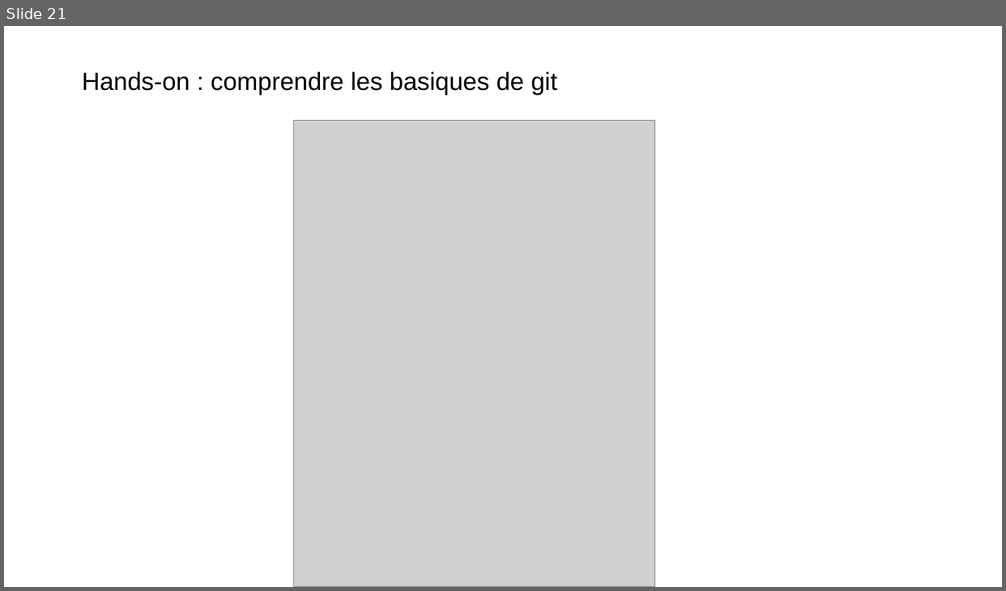
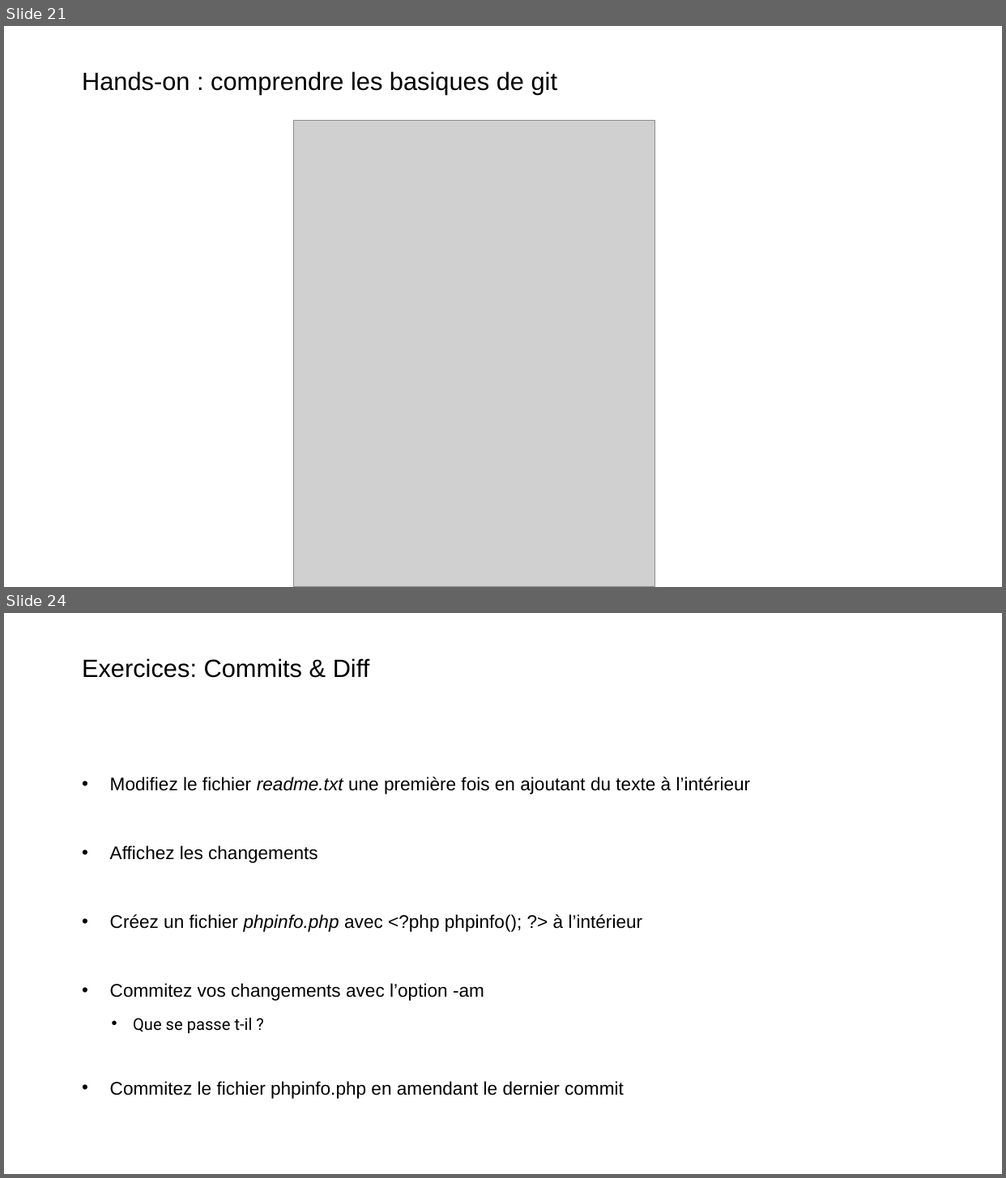
Before and after one commit to Xaviou1003/formation-git, a slide deck: Formation Git - basique.pptx. Shown one above the other, each under a label of ours: slide 21 before the commit, slides 21 and 24 after it; the slides between them are not shown. The pictures are 1006x591 and 1006x1178 pixels, drawn with LibreOffice and Linux fonts; fonts in the diff are those of the drawing; grey boxes stand for pictures; background and template pictures are left out. Boxes give left, top, right and bottom in pixels: in the first picture for what was removed or moved away, otherwise in the second. Text is boxed around its words. In the diff, an @@ line names an element or a change of style, - is before the commit and + after.

```diff
--- a/Formation Git - basique.pptx
+++ b/Formation Git - basique.pptx
@@ slide 24 added at (4, 613, 1002, 1174), background picture (left out) @@
@@ title added at (82, 658, 370, 678), 24 pt, text #000000 @@
+Exercices: Commits & Diff
@@ text added at (110, 777, 751, 1099), 17.6 pt, text #000000 @@
+• Modifiez le fichier readme.txt une première fois en ajoutant du texte à l’intérieur
+• Affichez les changements
+• Créez un fichier phpinfo.php avec <?php phpinfo(); ?> à l’intérieur
+• Commitez vos changements avec l’option -am
+  • Que se passe t-il ?
+• Commitez le fichier phpinfo.php en amendant le dernier commit
```
Also in this commit, not shown: 1 slide changed, 3 other slides added.
